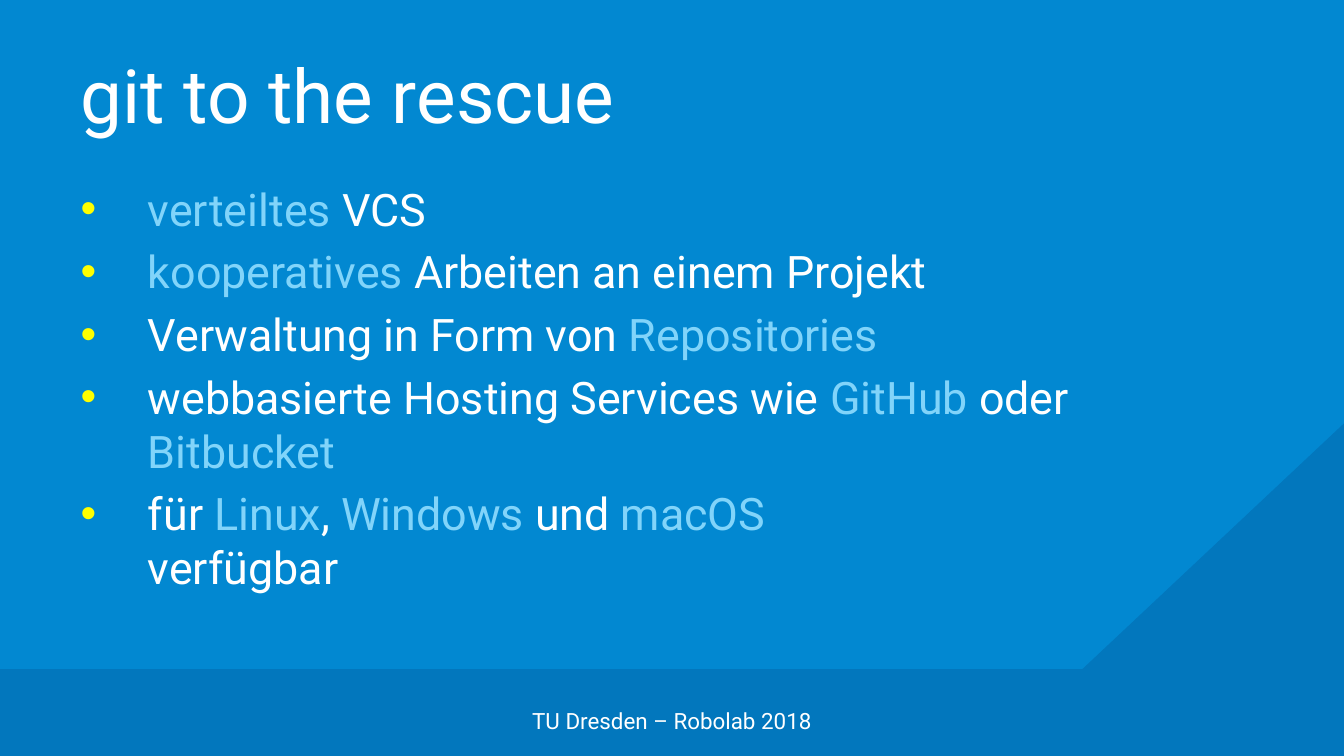
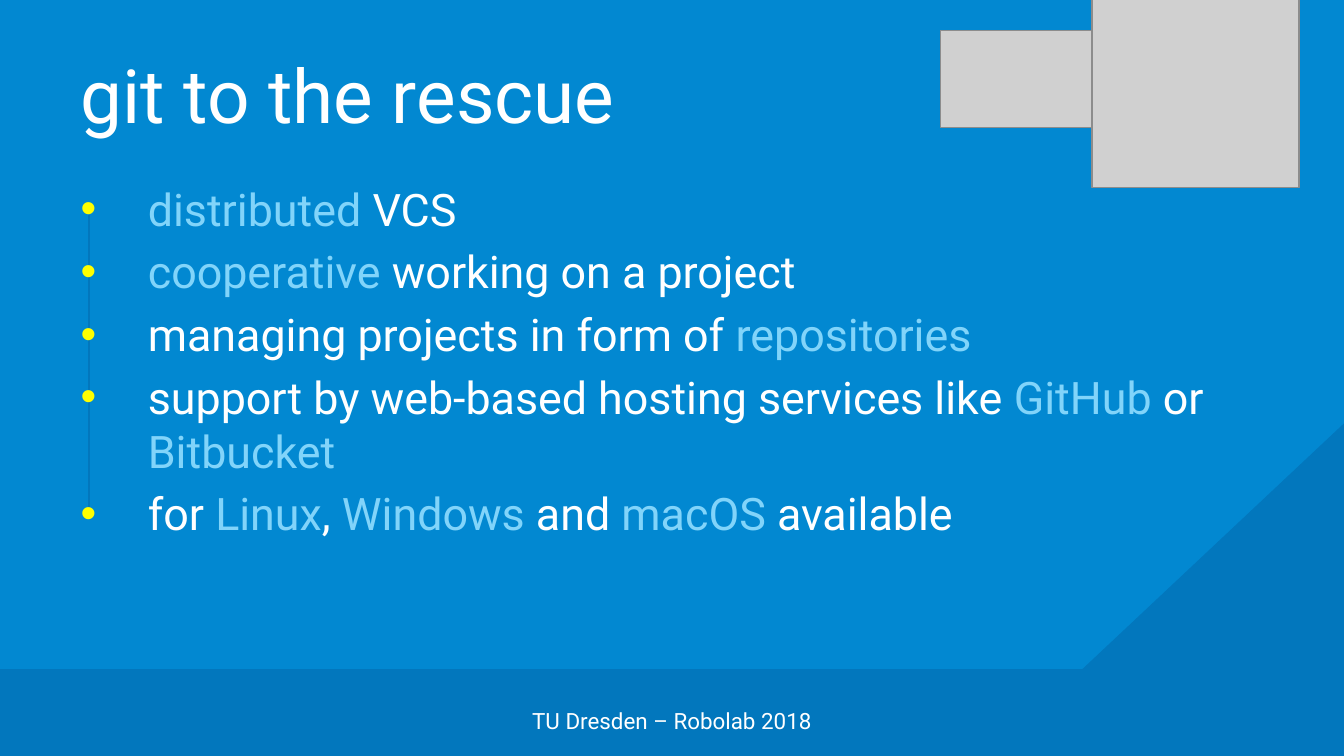
Before and after one commit to edisontrent1337/gitslides, a slide deck: slide 7 of Git.pptx. Drawn at 1344x756 pixels with LibreOffice and Linux fonts; fonts in the diff are those of the drawing; grey boxes stand for pictures; background and template pictures are left out. Boxes give left, top, right and bottom in pixels: in the first picture for what was removed or moved away, otherwise in the second. Text is boxed around its words. In the diff, an @@ line names an element or a change of style, - is before the commit and + after.

```diff
--- a/Git.pptx
+++ b/Git.pptx
@@ picture added at [1091,0,1298,187] @@
@@ picture added at [941,31,1126,128] @@
@@ text at [148,192,1204,536]: text changed @@
-• verteiltes VCS
-• kooperatives Arbeiten an einem Projekt
-• Verwaltung in Form von Repositories
-• webbasierte Hosting Services wie GitHub oder Bitbucket
-• für Linux, Windows und macOS
-  verfügbar
+• distributed VCS
+• cooperative working on a project
+• managing projects in form of repositories
+• support by web-based hosting services like GitHub or Bitbucket
+• for Linux, Windows and macOS available
@@ line added from (89, 215) to (89, 517), #0277BD 1 pt @@
```
Also in this commit, not shown: 20 other slides changed, 7 slides added, 2 slides removed, 1 other file.
